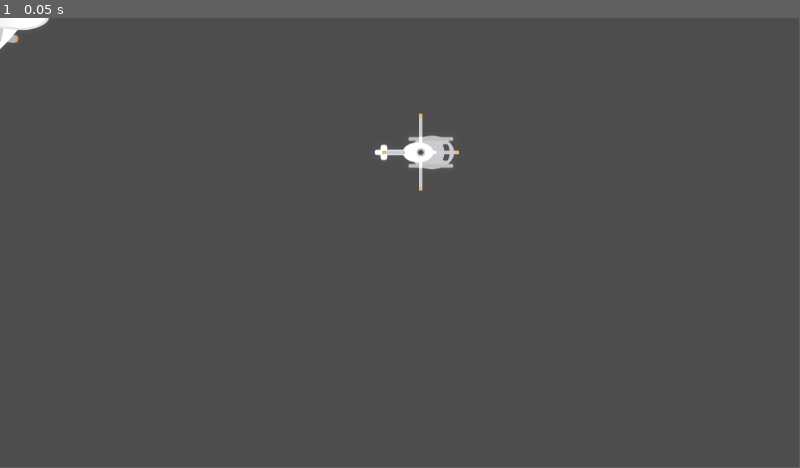
Above: before the commit, frame 1.
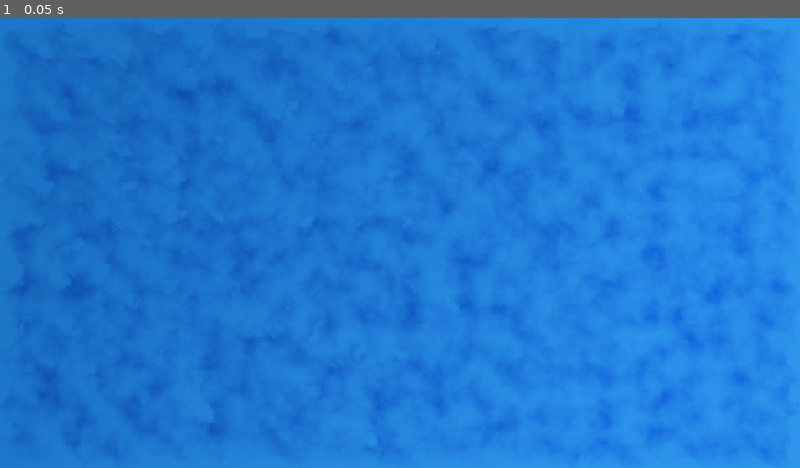
Above: after the commit, the same moment.

Repository: amnuve17/Godot2dCourse
Game: Godot game, scene res://Scenes/Ocean/Ocean.tscn
Same seed, same stepped clock (60 frames per second), same inputs: the game is played once before the commit and once after it.
Inputs:
- Up to frame 1 (0.05 s): no input
In our replay, the window is 799x449 before the commit and 800x450 after it. These sizes can differ from the game's own. Grey fills any space a smaller window leaves; there, only what the larger window draws over its background counts as a difference.

The runs differ from the first frame. In frame 1, 100% of the frame differs, in the area x 0-100%, y 0-100%.

Commit message:
Completed Lesson 07 - IDE Controls
Completed: Lesson 07 - IDE Controls and Lesson 06 - Window Size and Aspect ratio

Diff:
--- a/Foundations/Scenes/Ocean/Ocean.tscn
+++ b/Foundations/Scenes/Ocean/Ocean.tscn
@@ -1,13 +1,29 @@
-[gd_scene load_steps=3 format=3 uid="uid://bmbg0atsbf8oq"]
+[gd_scene load_steps=5 format=3 uid="uid://bmbg0atsbf8oq"]
 
 [ext_resource type="Texture2D" uid="uid://cvn02ej5nkard" path="res://Assets/Plane.png" id="1_npita"]
 [ext_resource type="Texture2D" uid="uid://cnpsbaws0wdcf" path="res://Assets/Helicopter.png" id="2_i4j2t"]
+[ext_resource type="Texture2D" uid="uid://cykk2xpb4rx7g" path="res://Assets/Water.png" id="4_fyc3p"]
+[ext_resource type="Texture2D" uid="uid://bcak7ufhik0x3" path="res://Assets/Carrier.png" id="4_y20wh"]
 
 [node name="Ocean" type="Node"]
 
 [node name="Plane" type="Sprite2D" parent="."]
+position = Vector2(670, 457.00003)
+rotation = 2.8797934
+scale = Vector2(0.5, 0.5)
 texture = ExtResource("1_npita")
 
 [node name="Helicopter" type="Sprite2D" parent="."]
-position = Vector2(598, 194)
+position = Vector2(786, 296.00003)
+rotation = 2.8797934
+scale = Vector2(0.5, 0.5)
 texture = ExtResource("2_i4j2t")
+
+[node name="Carrier" type="Sprite2D" parent="."]
+position = Vector2(933, 383)
+rotation = -0.5235988
+texture = ExtResource("4_y20wh")
+
+[node name="Water" type="Sprite2D" parent="."]
+texture = ExtResource("4_fyc3p")
+centered = false
--- a/Foundations/project.godot
+++ b/Foundations/project.godot
@@ -15,6 +15,10 @@
 config/features=PackedStringArray("4.5", "Mobile")
 config/icon="res://icon.svg"
 
+[display]
+
+window/stretch/mode="canvas_items"
+
 [editor]
 
 naming/scene_name_casing=1
@@ -22,4 +26,5 @@
 
 [rendering]
 
+textures/canvas_textures/default_texture_filter=0
 renderer/rendering_method="mobile"
